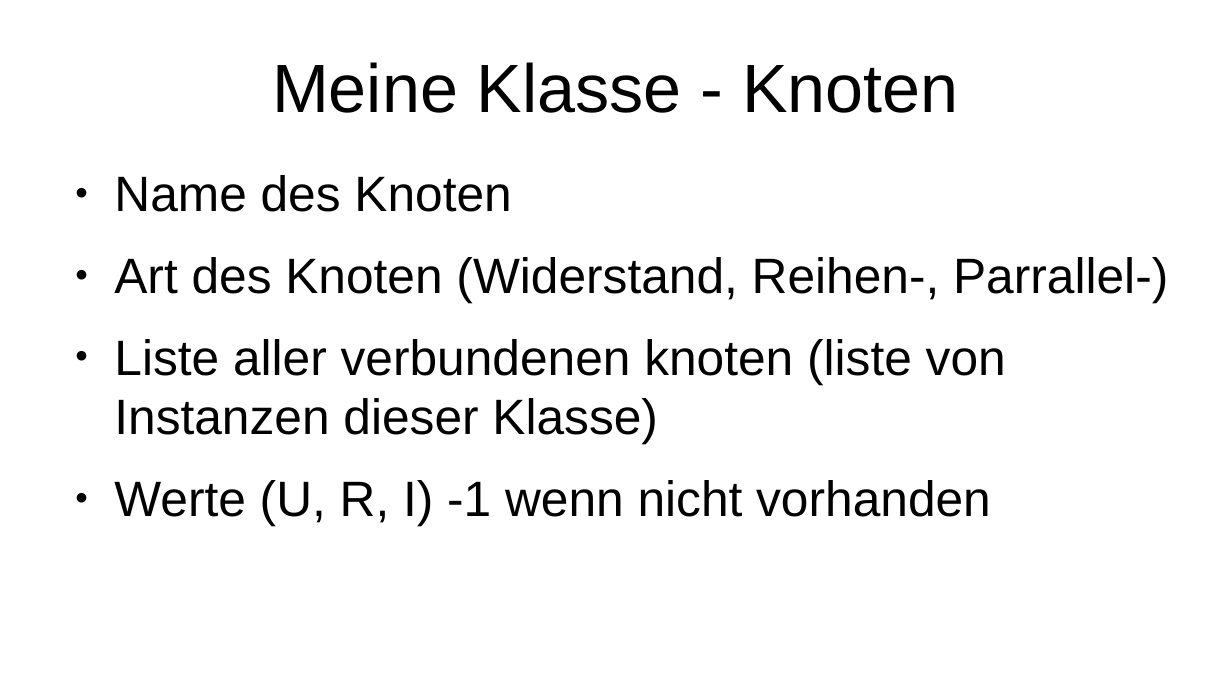
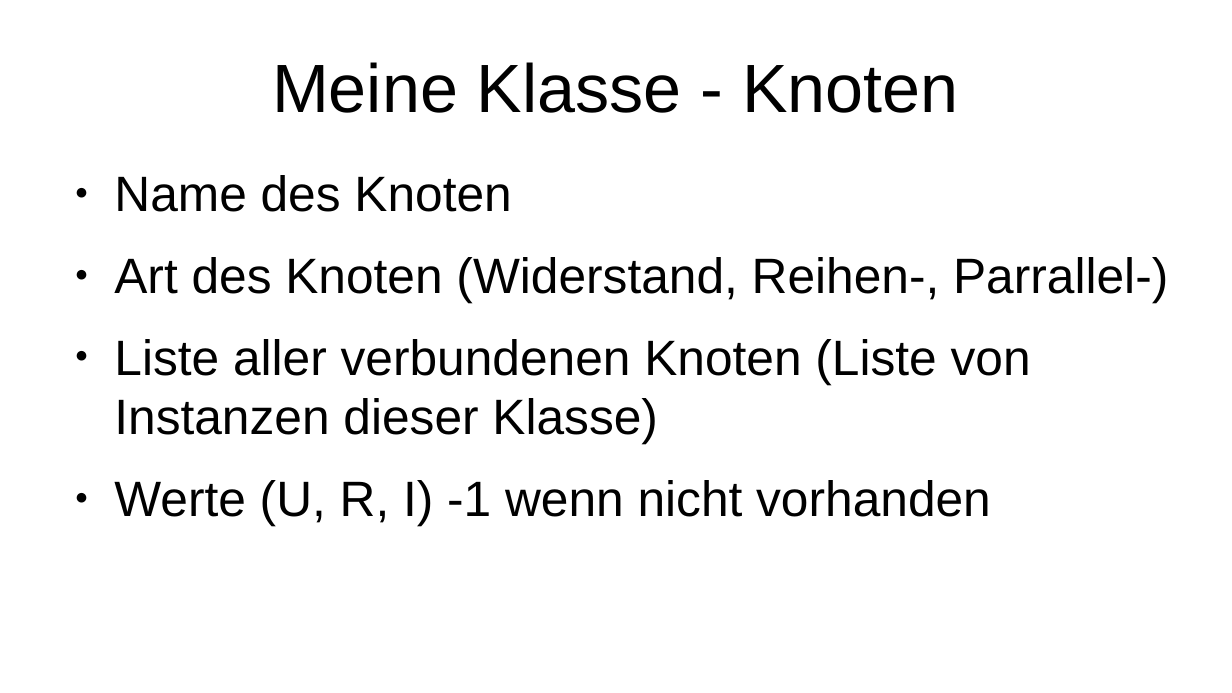
Before and after one commit to HeIIow2/physik_schaltkreise, a slide deck: slide 26 of präsentation/präsentation.odp. Drawn at 1232x693 pixels with LibreOffice and Linux fonts; fonts in the diff are those of the drawing. Boxes give left, top, right and bottom in pixels: in the first picture for what was removed or moved away, otherwise in the second. Text is boxed around its words. In the diff, an @@ line names an element or a change of style, - is before the commit and + after.

```diff
--- a/präsentation/präsentation.odp
+++ b/präsentation/präsentation.odp
@@ text at (114, 339, 1031, 444): text changed @@
-● Liste aller verbundenen knoten (liste von Instanzen dieser Klasse)
+● Liste aller verbundenen Knoten (Liste von Instanzen dieser Klasse)
```
Also in this commit, not shown: 9 other slides changed, 38 other files.
